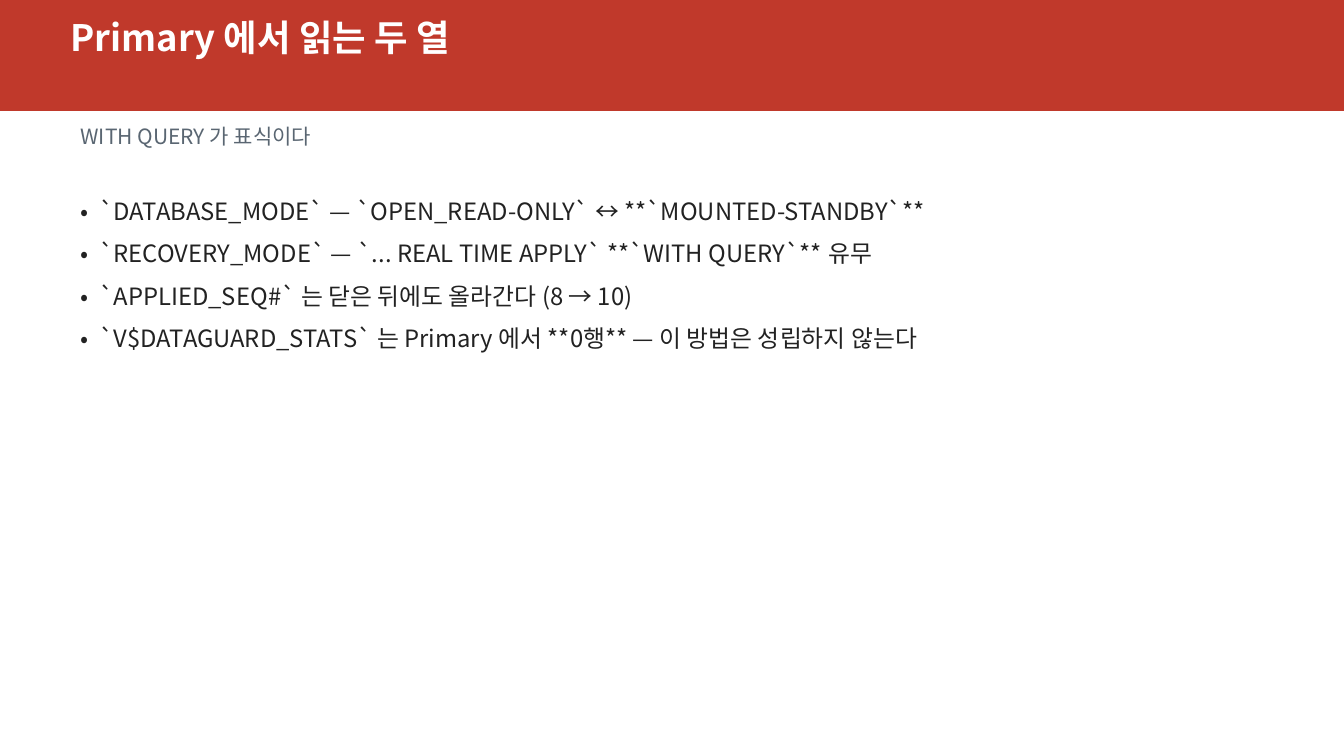
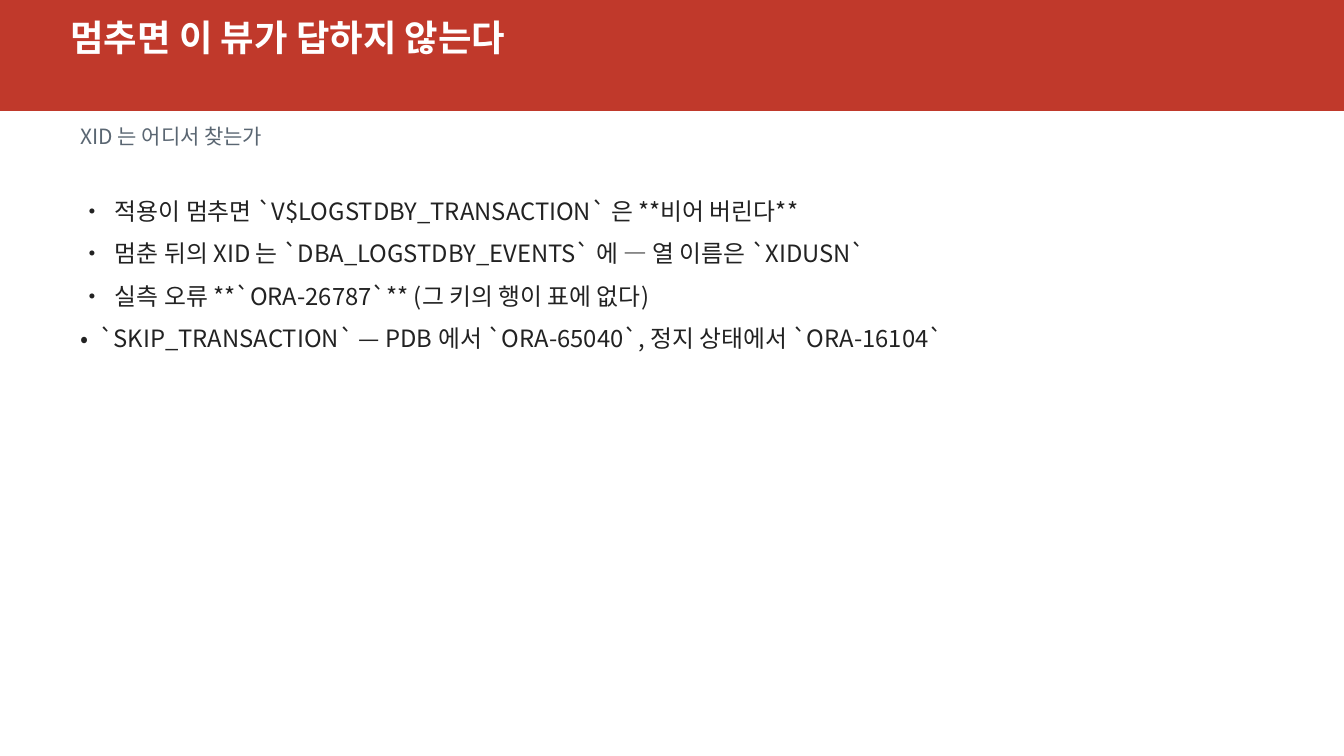
Before and after one commit to elpisk/OracleManual, a slide deck: slide 37 of ADG/15장/15장_V뷰기반모니터링과문제해결.pptx (slide 35 before the commit). Drawn at 1344x756 pixels with LibreOffice and Linux fonts; fonts in the diff are those of the drawing. Boxes give left, top, right and bottom in pixels: in the first picture for what was removed or moved away, otherwise in the second. Text is boxed around its words. In the diff, an @@ line names an element or a change of style, - is before the commit and + after.

```diff
--- a/ADG/15장/15장_V뷰기반모니터링과문제해결.pptx
+++ b/ADG/15장/15장_V뷰기반모니터링과문제해결.pptx
@@ text at bbox=[70, 20, 505, 55]: text changed @@
-Primary 에서 읽는 두 열
+멈추면 이 뷰가 답하지 않는다
@@ text at bbox=[80, 126, 262, 146]: text changed @@
-WITH QUERY 가 표식이다
+XID 는 어디서 찾는가
@@ text at bbox=[99, 199, 944, 351]: text changed @@
-• `DATABASE_MODE` — `OPEN_READ-ONLY` ↔ **`MOUNTED-STANDBY`**
-• `RECOVERY_MODE` — `... REAL TIME APPLY` **`WITH QUERY`** 유무
-• `APPLIED_SEQ#` 는 닫은 뒤에도 올라간다 (8 → 10)
-• `V$DATAGUARD_STATS` 는 Primary 에서 **0행** — 이 방법은 성립하지 않는다
+• 적용이 멈추면 `V$LOGSTDBY_TRANSACTION` 은 **비어 버린다**
+• 멈춘 뒤의 XID 는 `DBA_LOGSTDBY_EVENTS` 에 — 열 이름은 `XIDUSN`
+• 실측 오류 **`ORA-26787`** (그 키의 행이 표에 없다)
+• `SKIP_TRANSACTION` — PDB 에서 `ORA-65040`, 정지 상태에서 `ORA-16104`
```
Also in this commit, not shown: 11 other slides changed, 32 slides added, 26 slides removed, 5 other files.
